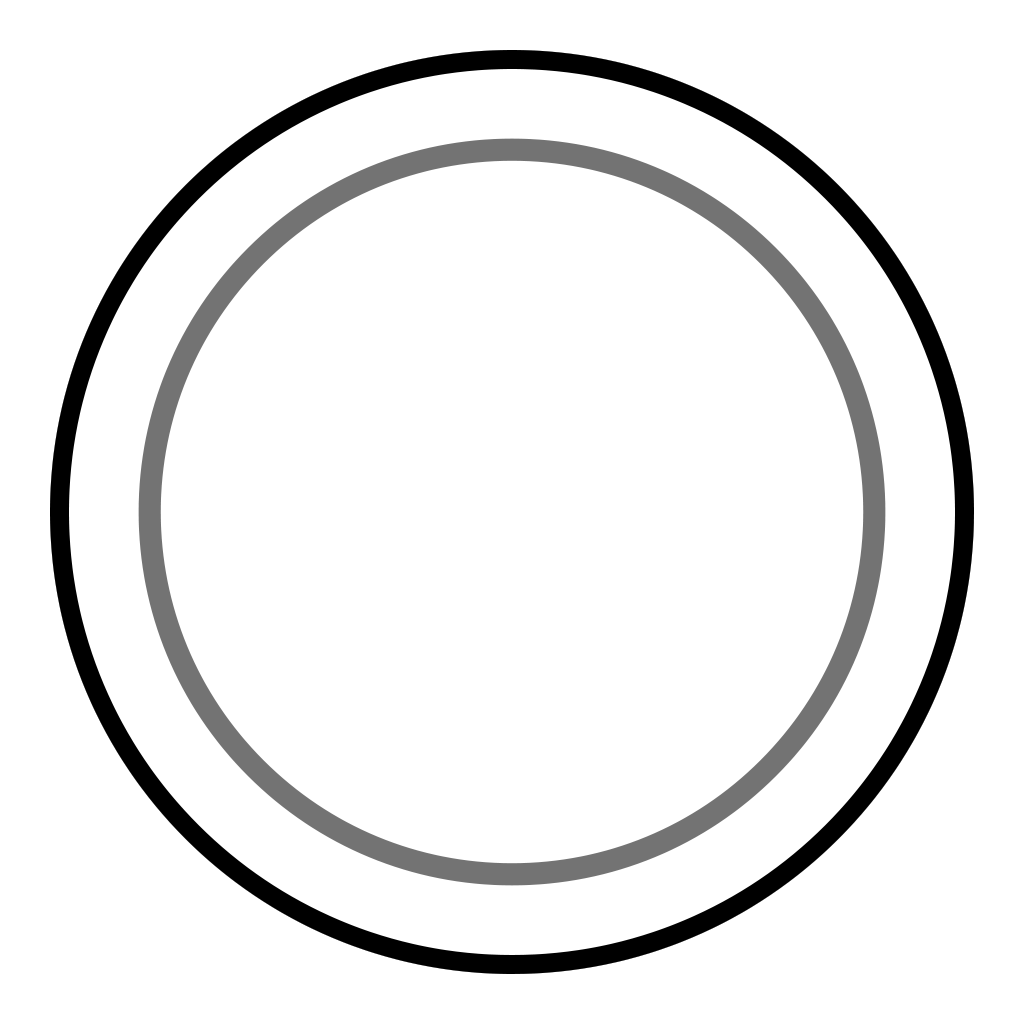
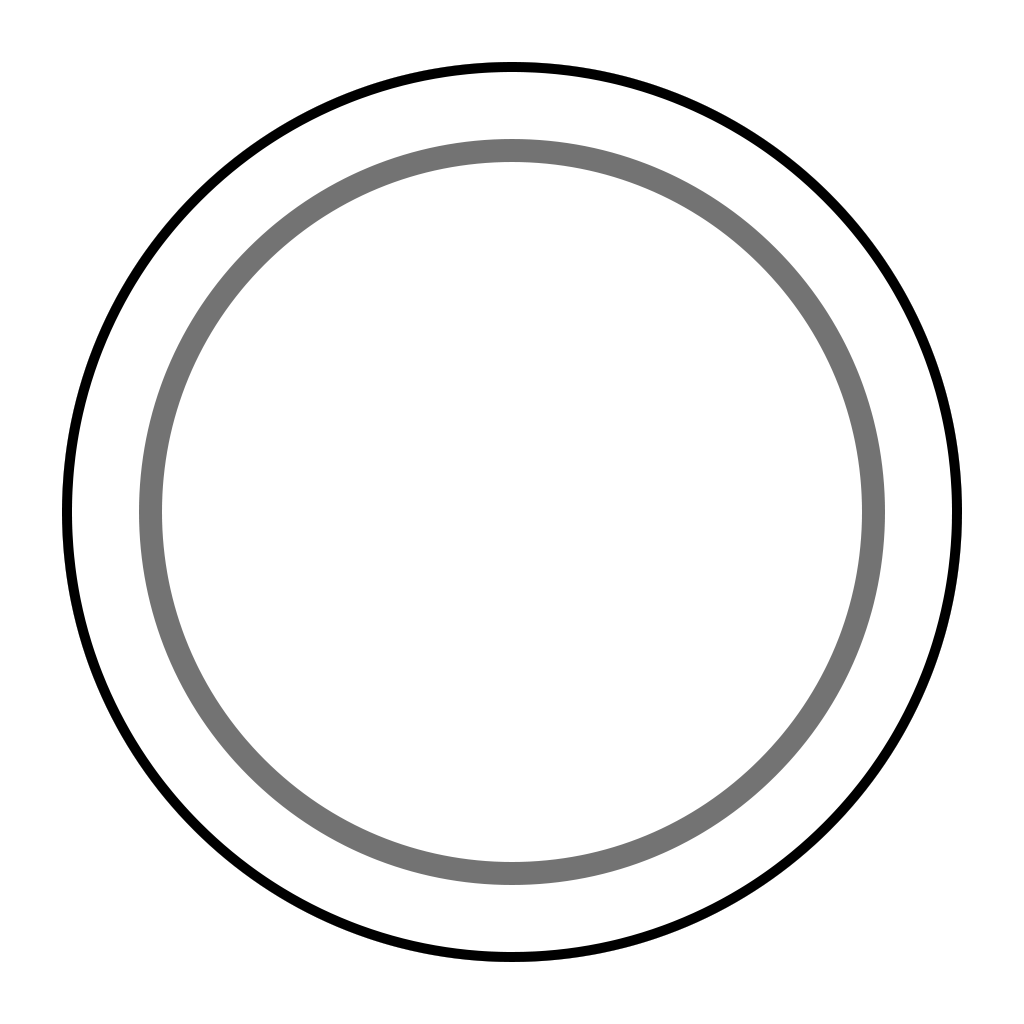
Layer changes from the first w=1024, h=1024 image to the second:
painted on "Ellipse 1" (1st of 3) over [50,50,974,974]
painted on "Ellipse 1" (2nd of 3) over [50,50,974,974]
painted on "Ellipse 1" (3rd of 3) over [50,50,974,974]
